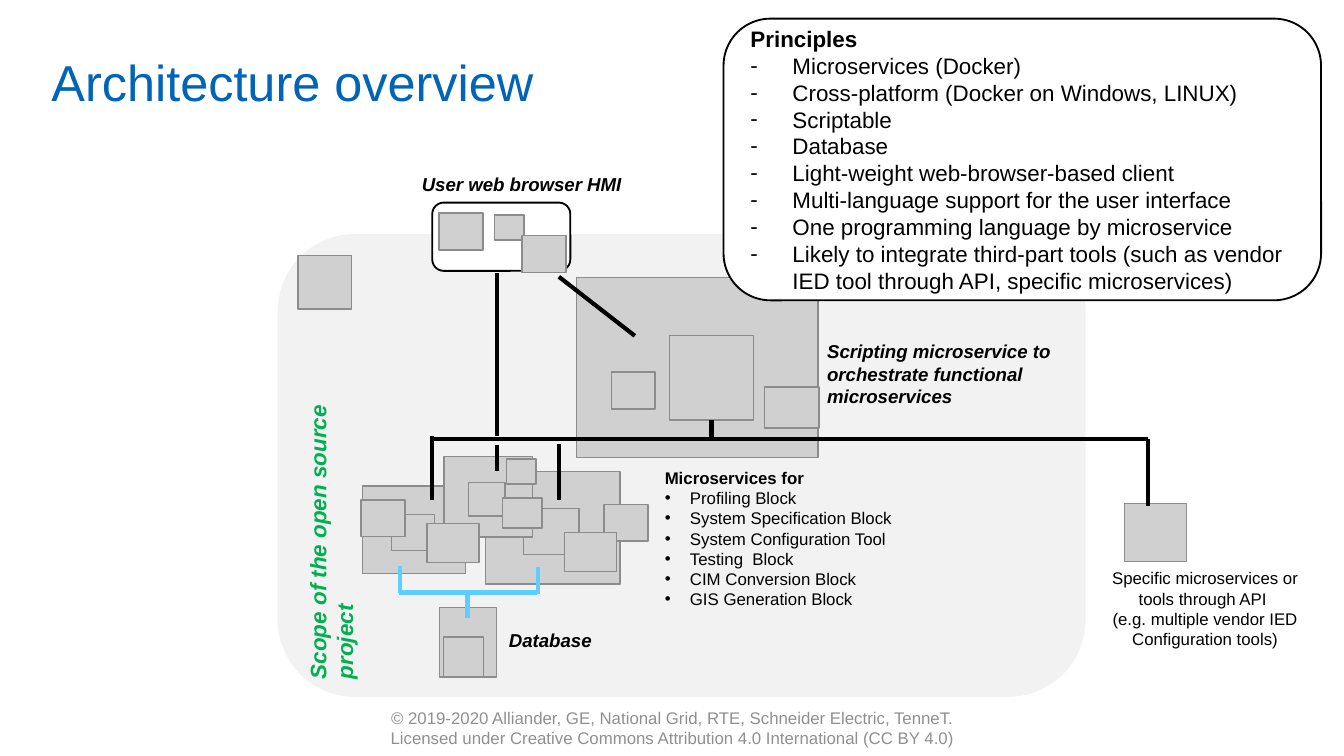
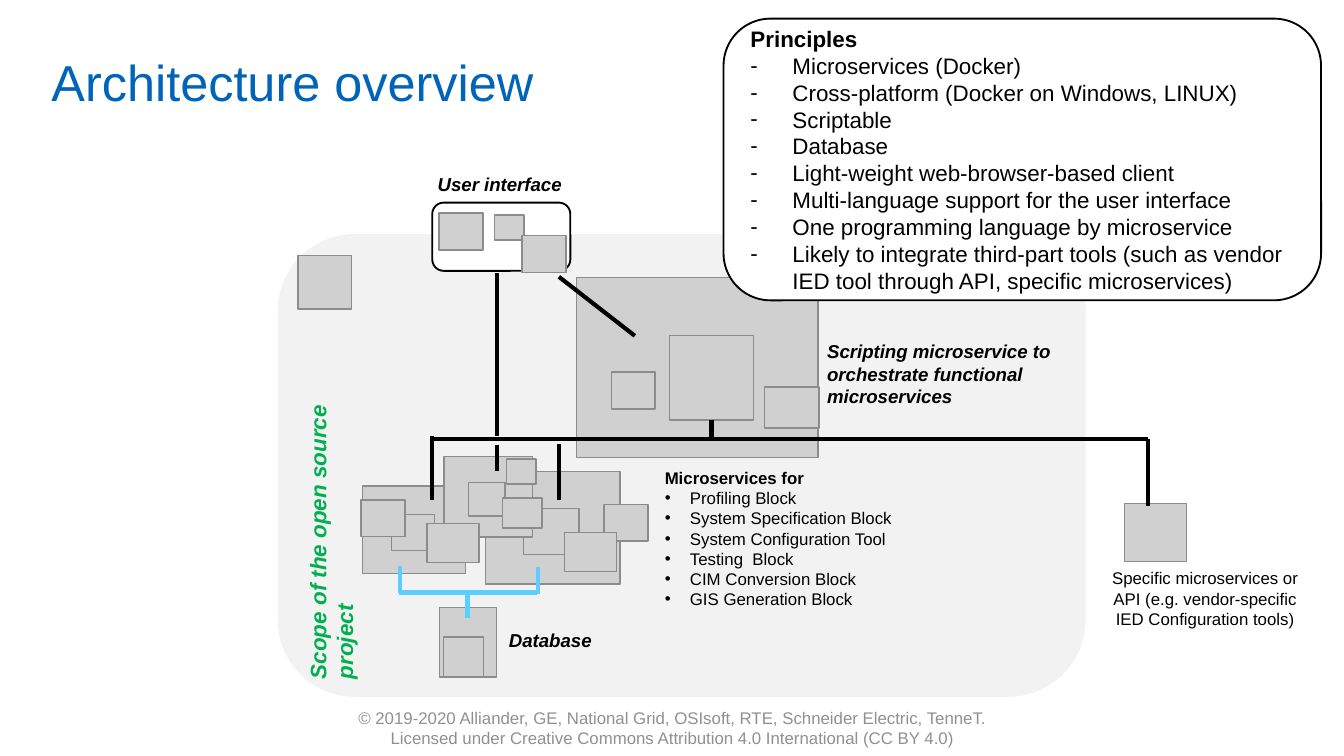
Before and after one commit to com-pas/contributing, a slide deck: slide 13 of roadmap-docs/CoMPAS Initial Roadmap - final version.pptx. Drawn at 1344x756 pixels with LibreOffice and Linux fonts; fonts in the diff are those of the drawing; grey boxes stand for pictures; background and template pictures are left out. Boxes give left, top, right and bottom in pixels: in the first picture for what was removed or moved away, otherwise in the second. Text is boxed around its words. In the diff, an @@ line names an element or a change of style, - is before the commit and + after.

```diff
--- a/roadmap-docs/CoMPAS Initial Roadmap - final version.pptx
+++ b/roadmap-docs/CoMPAS Initial Roadmap - final version.pptx
@@ text at [438, 177, 562, 192]: text changed @@
-User web browser HMI
+User interface
@@ text at [1112, 571, 1298, 629]: text changed @@
-Specific microservices or tools through API
-(e.g. multiple vendor IED Configuration tools)
+Specific microservices or API (e.g. vendor-specific IED Configuration tools)
@@ text at [375, 712, 986, 726]: text changed @@
-© 2019-2020 Alliander, GE, National Grid, RTE, Schneider Electric, TenneT.
+© 2019-2020 Alliander, GE, National Grid, OSIsoft, RTE, Schneider Electric, TenneT.
```
Also in this commit, not shown: 11 other slides changed.
